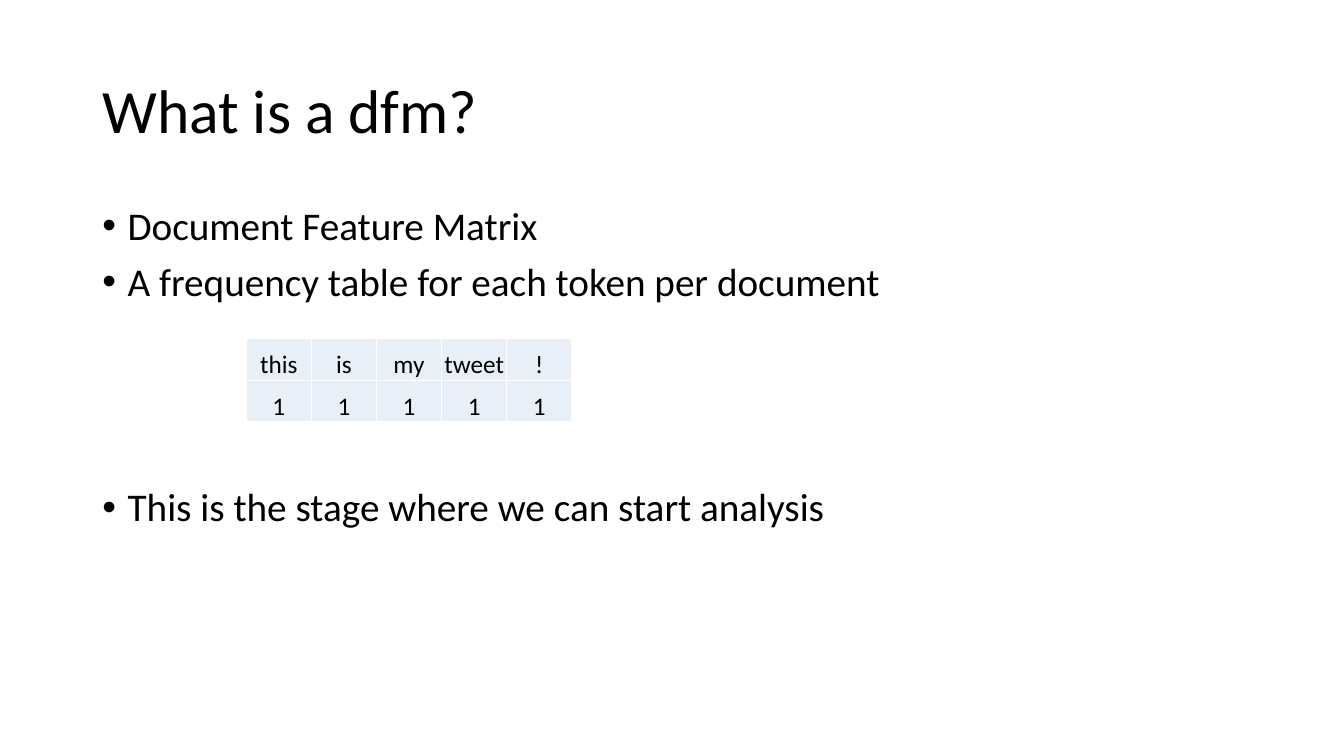
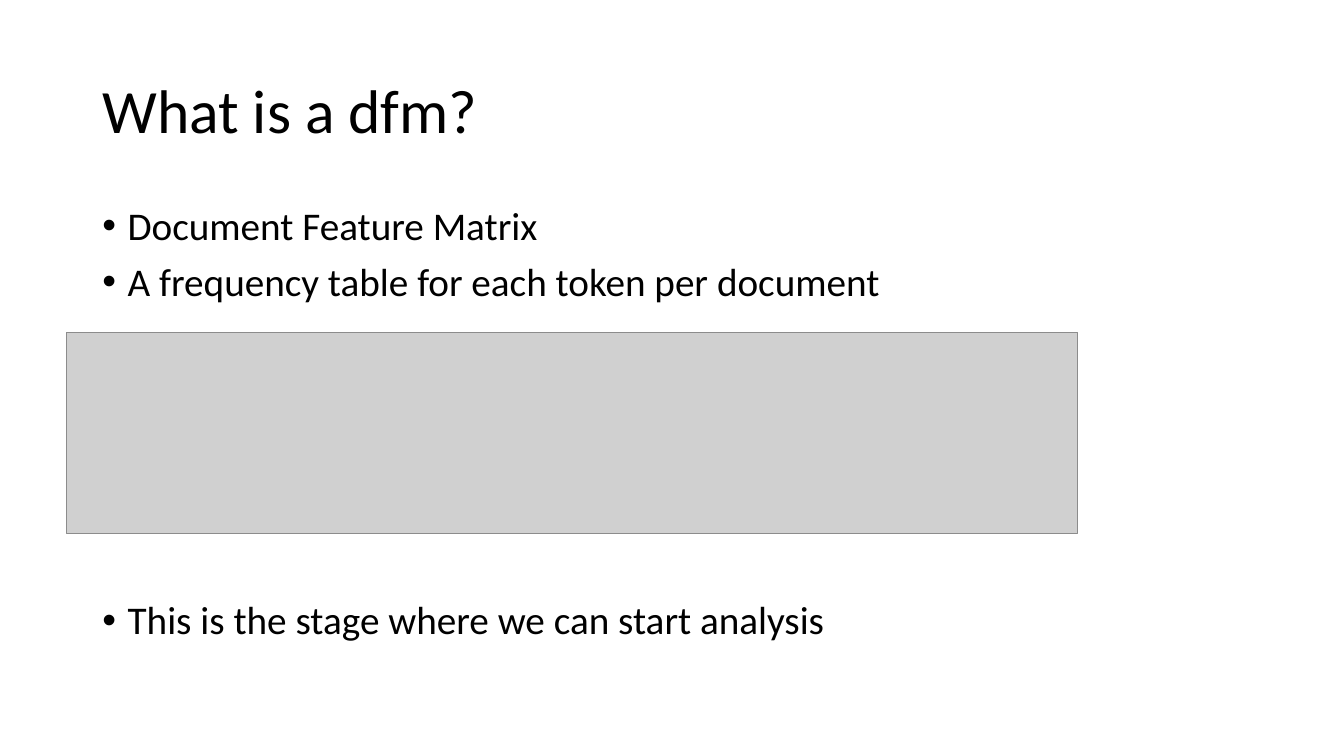
Before and after one commit to MeyerGrace/eRum_2018_prep, a slide deck: slide 13 of eRumWorkshop.pptx. Drawn at 1344x756 pixels with LibreOffice and Linux fonts; fonts in the diff are those of the drawing; grey boxes stand for pictures; background and template pictures are left out. Boxes give left, top, right and bottom in pixels: in the first picture for what was removed or moved away, otherwise in the second. Text is boxed around its words. In the diff, an @@ line names an element or a change of style, - is before the commit and + after.

```diff
--- a/eRumWorkshop.pptx
+++ b/eRumWorkshop.pptx
@@ text "Document Feature Matrix" rewrapped from box(128, 213, 879, 528) to box(128, 213, 879, 641) @@
@@ picture added at box(67, 333, 1079, 534) @@
@@ table removed at box(246, 339, 574, 422), 2 rows, 5 columns @@
-this | is | my | tweet | !
-1 | 1 | 1 | 1 | 1
```
Also in this commit, not shown: 8 other slides changed, 3 slides removed.
